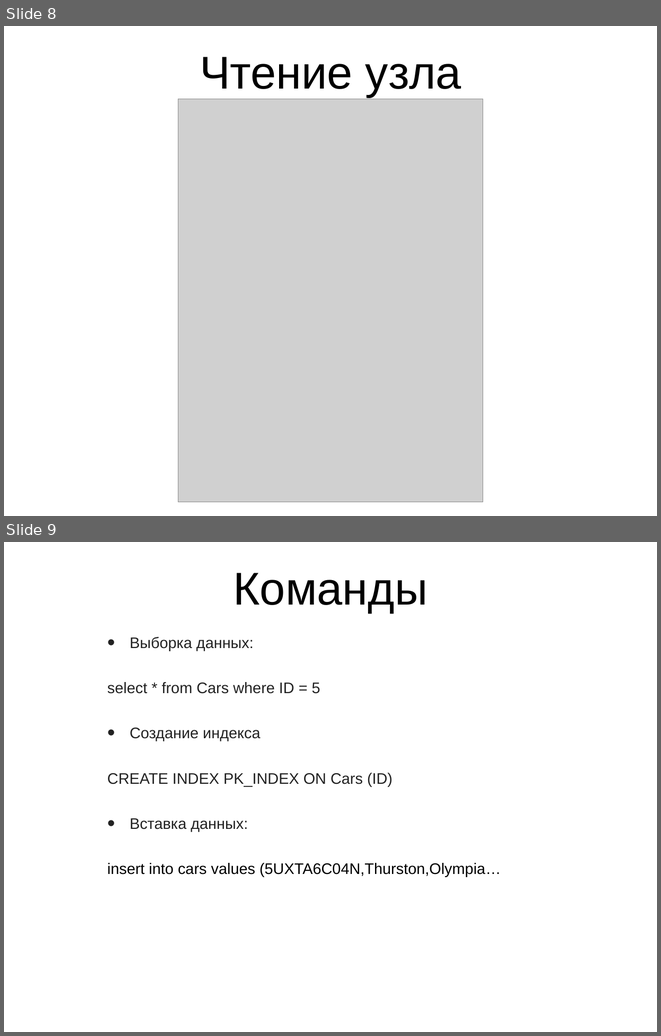
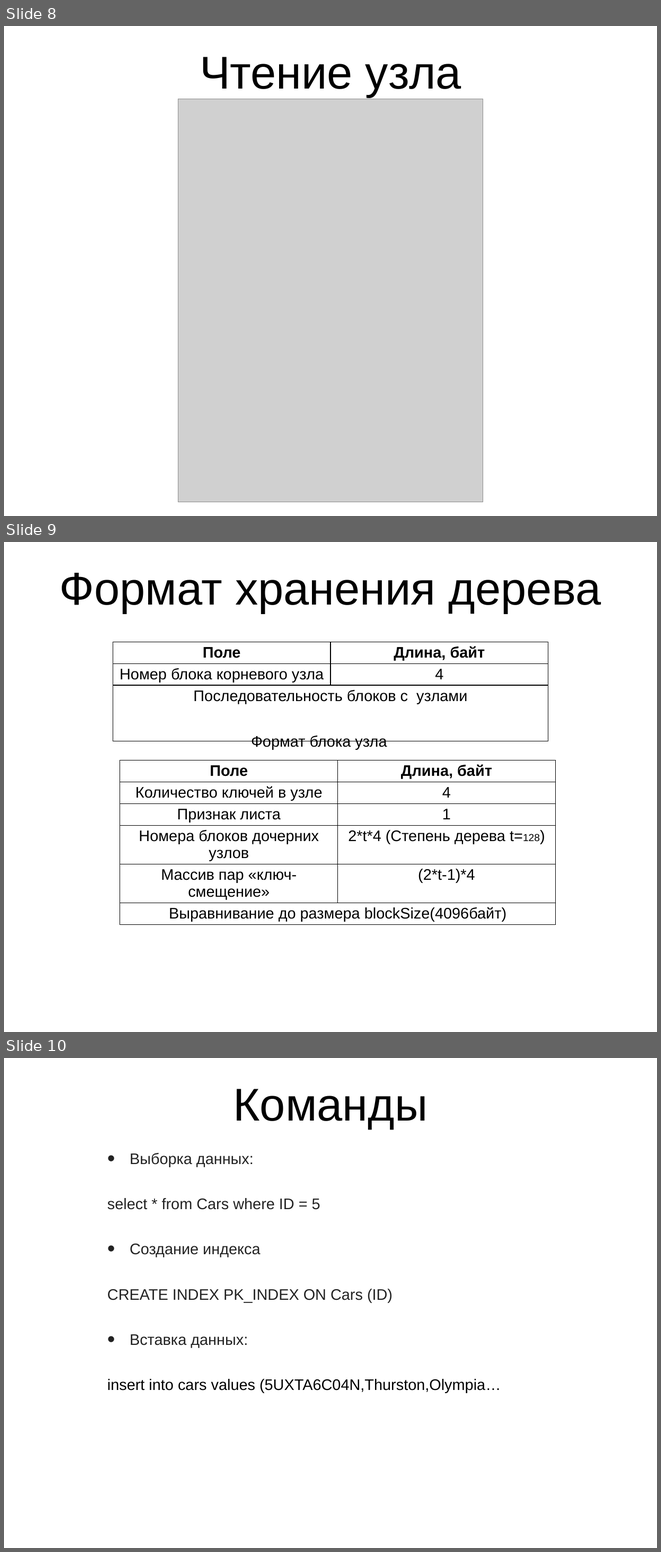
Before and after one commit to excilllon/otus, a slide deck: Проекттная работа BTree индексы.pptx. Shown one above the other, each under a label of ours: slides 8 and 9 before the commit, slides 8, 9 and 10 after it. The pictures are 661x1036 and 661x1552 pixels, drawn with LibreOffice and Linux fonts; fonts in the diff are those of the drawing; grey boxes stand for pictures. Boxes give left, top, right and bottom in pixels: in the first picture for what was removed or moved away, otherwise in the second. Text is boxed around its words. In the diff, an @@ line names an element or a change of style, - is before the commit and + after.

Commit message:
chore: Project PResentatioon final version

```diff
--- a/Проекттная работа BTree индексы.pptx
+++ b/Проекттная работа BTree индексы.pptx
@@ slide 9 added at [4, 542, 657, 1032], background #FFFFFF @@
@@ title added at [60, 573, 601, 613], 72 pt, text #000000 @@
+Формат хранения дерева
@@ table added at [113, 642, 548, 716], 3 rows, 2 columns @@
+Поле | Длина, байт
+Номер блока корневого узла | 4
+Последовательность блоков с узлами | 
@@ text added at [251, 735, 387, 750], 24 pt, text #000000 @@
+Формат блока узла
@@ table added at [120, 760, 556, 924], 6 rows, 2 columns @@
+Поле | Длина, байт
+Количество ключей в узле | 4
+Признак листа | 1
+Номера блоков дочерних узлов | 2*t*4 (Степень дерева t=128)
+Массив пар «ключ-смещение» | (2*t-1)*4
+Выравнивание до размера blockSize(4096байт) | 
@@ what was slide 9 is now slide 10 @@
```
